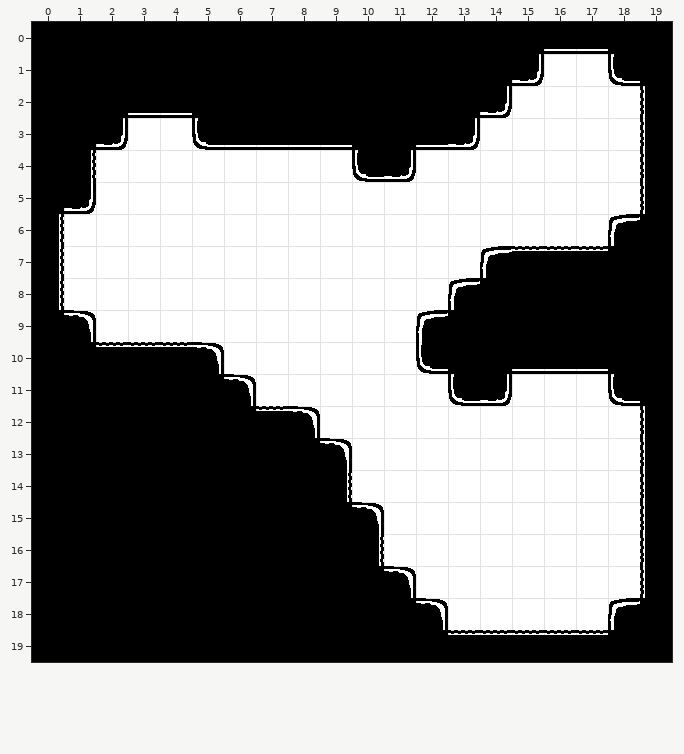
Level history. Tiled map: map.tmx. The first picture shows the starting point.
Cells are 32x32 px. Shown: x 0..19, y 0..19.
New version:
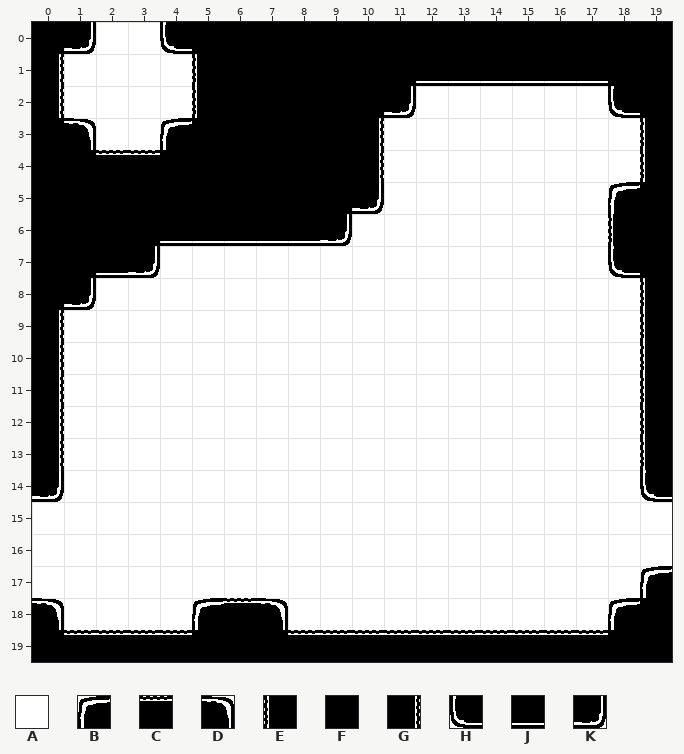
Key: from "Map Tileset": A 0, B 1, C 2, D 3, E 4, F 5, G 6, H 7, J 8, K 9.
_ is an empty cell.
Change:
Layer "Layer 5":
The author changed tile B to tile A in row 7 at x 14; in row 8 at x 13; in row 9 at x 12.
The author changed tile C to tile A in row 7 at x 15 to 17; in row 10 at x 2 to 4; in row 12 at x 7.
The author changed tile D to tile A in row 9 at x 1; in row 10 at x 5; in row 11 at x 6; in row 12 at x 8; in row 13 at x 9; in row 15 at x 10.
The author changed tile D to tile A in row 17 at x 11; in row 18 at x 12.
The author changed tile E to tile A in rows 15 to 16 at x 19.
The author changed tile F to tile A in row 0 at x 2 to 3; in row 1 at x 1 to 4; in row 2 at x 1 to 2 and 12 to 13; in row 3 at x 11; in row 8 at x 14 to 18; in row 9 at x 13 to 18.
The author changed tile F to tile A in row 10 at x 1, 13 to 14 and 18; in row 11 at x 1 to 5; in row 12 at x 1 to 6; in rows 13 to 14 at x 1 to 8; in rows 15 to 16 at x 0 to 9; in row 17 at x 0 to 10.
The author changed tile F to tile A in row 18 at x 1 to 4 and 8 to 11.
The author changed tile G to tile A in row 14 at x 9; in row 16 at x 10.
The author changed tile H to tile A in row 10 at x 12; in row 11 at x 13 and 18.
The author changed tile J to tile A in row 2 at x 3 to 4; in row 3 at x 12; in row 10 at x 15 to 17.
The author changed tile K to tile A in row 2 at x 14; in row 3 at x 2 and 13; in row 4 at x 11; in row 11 at x 14.
The author changed tile A to tile B in row 3 at x 4; in row 5 at x 18.
The author changed tile E to tile B in row 17 at x 19.
The author changed tile F to tile B in row 18 at x 5.
The author changed tile A to tile C in row 4 at x 2 to 3.
The author changed tile F to tile C in row 18 at x 6; in row 19 at x 1 to 4 and 8 to 12.
The author changed tile F to tile D in row 3 at x 1; in row 18 at x 0 and 7.
The author changed tile B to tile E in row 6 at x 18.
The author changed tile F to tile E in rows 1 to 2 at x 5; in rows 8 to 11 at x 19.
The author changed tile A to tile F in row 4 at x 4 to 9; in row 5 at x 2 to 9; in row 6 at x 1 to 3; in row 7 at x 1.
The author changed tile E to tile F in row 2 at x 19; in row 5 at x 19.
The author changed tile G to tile F in row 4 at x 1; in rows 6 to 8 at x 0.
The author changed tile H to tile F in row 1 at x 18; in row 3 at x 5.
The author changed tile J to tile F in row 0 at x 16 to 17; in row 3 at x 6 to 9.
The author changed tile K to tile F in row 5 at x 1.
The author changed tile F to tile G in rows 1 to 2 at x 0; in row 3 at x 10; in rows 9 to 13 at x 0.
The author changed tile H to tile G in row 4 at x 10.
The author changed tile A to tile H in row 2 at x 18.
The author changed tile E to tile H in row 14 at x 19.
The author changed tile F to tile H in row 0 at x 4; in row 7 at x 18.
The author changed tile A to tile J in row 1 at x 16 to 17; in row 6 at x 4 to 8; in row 7 at x 2.
The author changed tile F to tile J in row 1 at x 12 to 14.
The author changed tile K to tile J in row 1 at x 15.
The author changed tile A to tile K in row 5 at x 10; in row 6 at x 9; in row 7 at x 3; in row 8 at x 1.
The author changed tile F to tile K in row 0 at x 1; in row 2 at x 11; in row 14 at x 0.
Where, in picture pixels (left, top, right, bottom), the same in both pictures:
changed: (32, 22, 672, 635)
